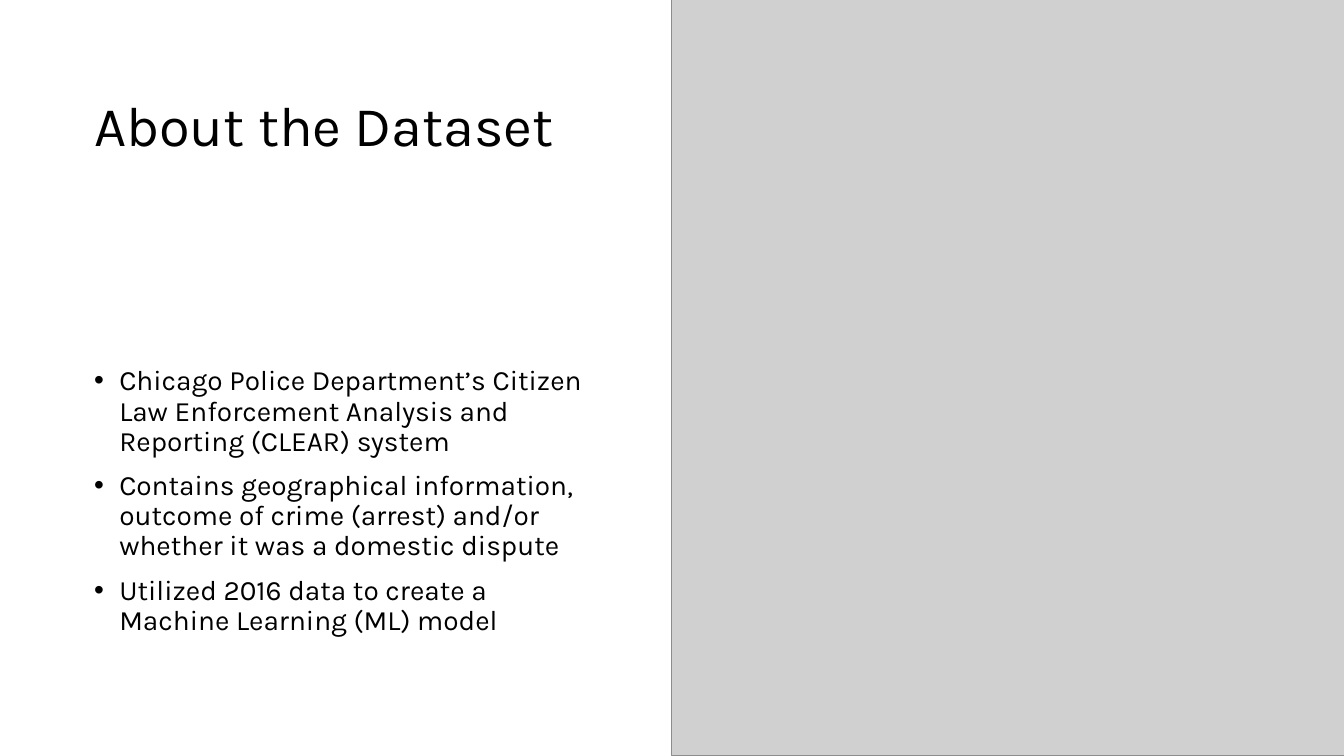
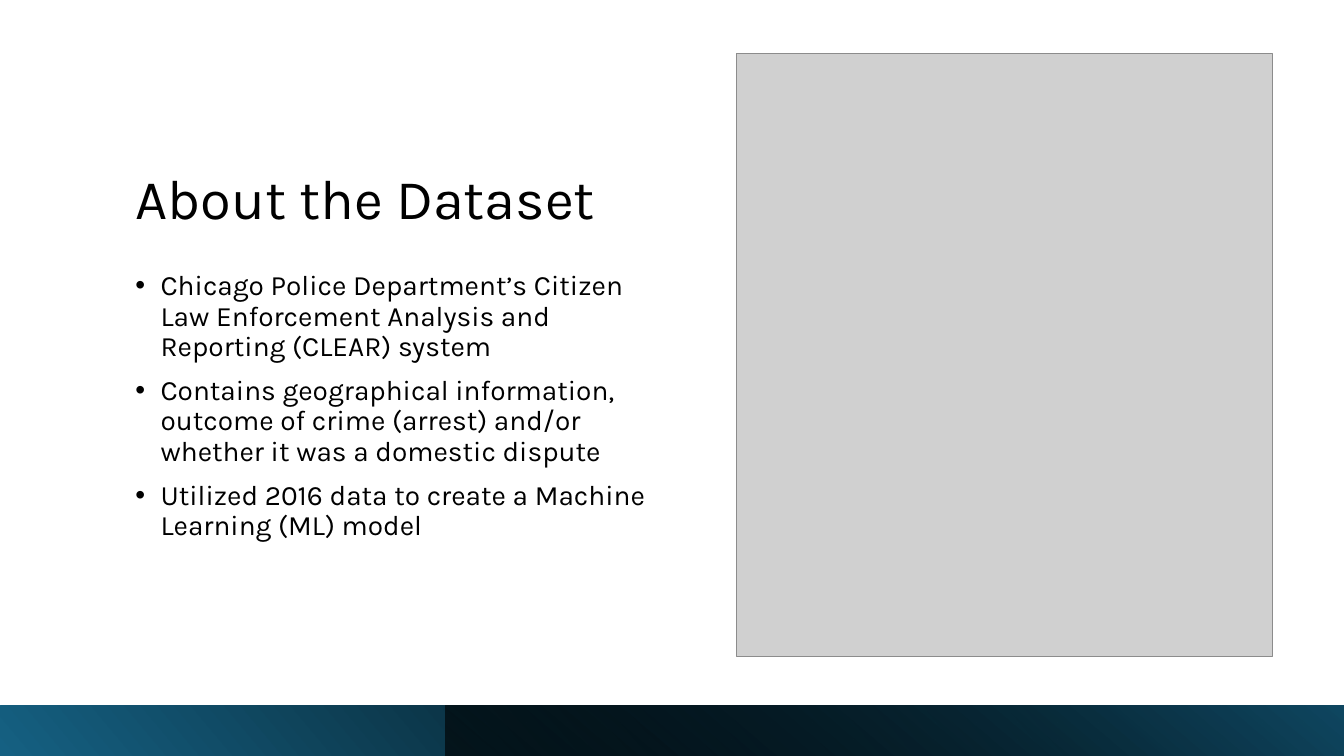
Before and after one commit to tkoche3/ISDS7075, a slide deck: slide 2 of ISDS 7075 Final Presentation.pptx. Drawn at 1344x756 pixels with LibreOffice and Linux fonts; fonts in the diff are those of the drawing; grey boxes stand for pictures. Boxes give left, top, right and bottom in pixels: in the first picture for what was removed or moved away, otherwise in the second. Text is boxed around its words. In the diff, an @@ line names an element or a change of style, - is before the commit and + after.

Commit message:
Formatting

```diff
--- a/ISDS 7075 Final Presentation.pptx
+++ b/ISDS 7075 Final Presentation.pptx
@@ title "About the Dataset": place and size @@
-title "About the Dataset" at bbox=[94, 107, 554, 147]
+title "About the Dataset" at bbox=[135, 180, 595, 220]
@@ title "About the Dataset" at bbox=[135, 180, 595, 220]: vertical alignment middle to bottom @@
@@ picture: place and size @@
-picture at bbox=[673, 0, 1344, 756]
+picture at bbox=[737, 53, 1273, 656]
@@ text "Chicago Police Department’s Citizen Law ...": place and size @@
-text "Chicago Police Department’s Citizen Law ..." at bbox=[119, 370, 582, 637]
+text "Chicago Police Department’s Citizen Law ..." at bbox=[161, 275, 645, 542]
@@ text "Chicago Police Department’s Citizen Law ..." at bbox=[161, 275, 645, 542]: vertical alignment middle to top @@
@@ rectangle added at bbox=[0, 706, 1344, 756], fill gradient #156082 to #000000 @@
@@ rectangle added at bbox=[446, 706, 1344, 756], fill gradient #000000 to #104862 @@
```
Also in this commit, not shown: 11 other slides changed, 2 slides added, 4 slides removed.
